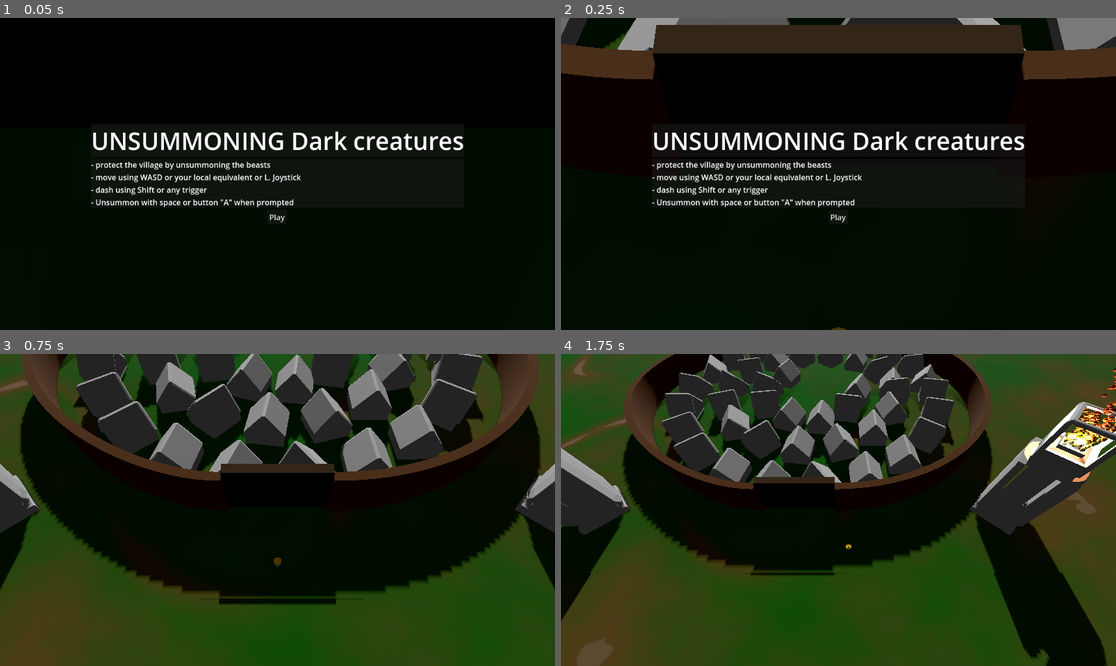
Above: before the commit, frames 1-4 (two rows, left to right).
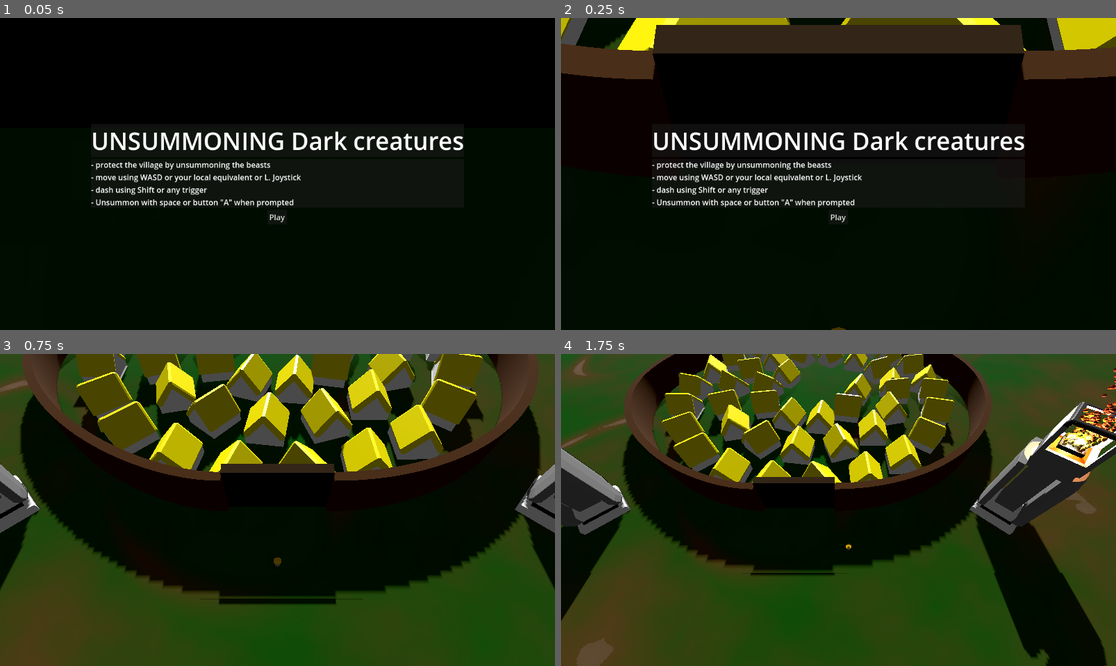
Above: after the commit, the same moments.

Repository: AngryCyboot/LD55
Game: Godot game, scene res://Main.tscn
The game is run twice, just before and just after one commit, with the same random seed, the same clock (stepped at 60 frames per second) and the same inputs.
Inputs (mouse positions are in pixels of both pictures, inside the frame that each line leads up to):
- Up to frame 1 (0.05 s): no input
- Up to frame 2 (0.25 s): no input
- Up to frame 3 (0.75 s): click "Play" at 0.5 s
- Up to frame 4 (1.75 s): tap Enter (ui_accept) at 1.25, 1.52 s; move the mouse to (960, 494) at 1.27 s; hold D (East) from 1.28 s (still down); hold Space (Context) from 1.28 s (still down); click (960, 494) at 1.42 s

Frame 1 is identical in both runs. In frame 2, 3.2% of the frame differs, in the area x 0-100%, y 0-11%; in frame 3, 19%, in the area x 0-100%, y 0-58%; in frame 4, 17%.

Commit message:
Compatibility Web Portage

Diff:
--- a/Character/Char.gd
+++ b/Character/Char.gd
@@ -19,6 +19,7 @@
 var _current_unsummoning_circle_part:CirclePart = null
 var alive : bool = true
 
+@onready var ring : MeshInstance3D = $ColoRing
 @onready var _unsummoning_circle_scene:= preload("res://Character/UnsummonCircleExample.tscn")
 
 
@@ -97,10 +98,10 @@
 
 func update_ring() -> void:
 	if _current_unsummoning_circle != null:
-		$ColoRing.visible = true
-		$ColoRing.set_instance_shader_parameter("color_code",_current_unsummoning_circle.color_code)
+		ring.visible = true
+		ring.material_override.set_shader_parameter("color_code",_current_unsummoning_circle.color_code)
 	else:
-		$ColoRing.visible = false
+		ring.visible = false
 
 func you_died() -> void :
 	alive = false
--- a/Character/Char.tscn
+++ b/Character/Char.tscn
@@ -24,6 +24,7 @@
 [sub_resource type="ShaderMaterial" id="ShaderMaterial_itcjs"]
 render_priority = 0
 shader = ExtResource("5_k24bf")
+shader_parameter/color_code = null
 
 [sub_resource type="TorusMesh" id="TorusMesh_wut8e"]
 inner_radius = 4.0
@@ -74,5 +75,4 @@
 transform = Transform3D(1, 0, 0, 0, 1, 0, 0, 0, 1, 0, 0.308694, 0)
 visible = false
 material_override = SubResource("ShaderMaterial_itcjs")
-instance_shader_parameters/color_code = Vector3(1, 1, 2)
 mesh = SubResource("TorusMesh_wut8e")
--- a/Character/ColorRing.tres
+++ b/Character/ColorRing.tres
@@ -34,7 +34,6 @@
 [sub_resource type="VisualShaderNodeVec3Parameter" id="VisualShaderNodeVec3Parameter_t1vdv"]
 expanded_output_ports = [0]
 parameter_name = "color_code"
-qualifier = 2
 
 [sub_resource type="VisualShaderNodeCompare" id="VisualShaderNodeCompare_il8mw"]
 function = 4
@@ -82,7 +81,7 @@
 code = "shader_type spatial;
 render_mode blend_mix, depth_draw_opaque, cull_back, diffuse_lambert, specular_schlick_ggx, unshaded;
 
-instance uniform vec3 color_code;
+uniform vec3 color_code;
 
 
 
@@ -188,7 +187,7 @@
 // MultiplyAdd:12
 	float n_in12p1 = 0.50000;
 	float n_in12p2 = 0.50000;
-	float n_out12p0 = fma(n_out11p0, n_in12p1, n_in12p2);
+	float n_out12p0 = (n_out11p0 * n_in12p1) + n_in12p2;
 
 
 // FloatOp:13
@@ -210,6 +209,7 @@
 
 }
 "
+graph_offset = Vector2(-1637.12, -199.667)
 flags/unshaded = true
 nodes/vertex/2/node = SubResource("VisualShaderNodeInput_cxl2k")
 nodes/vertex/2/position = Vector2(-341.568, 137.472)
--- a/Ennemies/Attacks/Explosion.tres
+++ b/Ennemies/Attacks/Explosion.tres
@@ -235,7 +235,7 @@
 // MultiplyAdd:26
 		float n_in26p1 = 0.50000;
 		float n_in26p2 = 1.00000;
-		float n_out26p0 = fma(n_out13p0, n_in26p1, n_in26p2);
+		float n_out26p0 = (n_out13p0 * n_in26p1) + n_in26p2;
 
 
 // VectorOp:24
--- a/Ennemies/Attacks/boom.tscn
+++ b/Ennemies/Attacks/boom.tscn
@@ -29,8 +29,8 @@
 [node name="Boom" type="GPUParticles3D"]
 material_override = SubResource("StandardMaterial3D_kqpow")
 emitting = false
-amount = 600
-lifetime = 2.0
+amount = 50
+lifetime = 1.5
 one_shot = true
 explosiveness = 0.93
 visibility_aabb = AABB(-8.45891, -4, -11.6346, 16.9178, 8, 23.2692)
--- a/Ennemies/Boss.tscn
+++ b/Ennemies/Boss.tscn
@@ -180,7 +180,6 @@
 [node name="HeadVisual" type="MeshInstance3D" parent="Head/Neck/Pïvot" index="0"]
 transform = Transform3D(-1, 0, -8.74228e-08, 0, 1, 0, 8.74228e-08, 0, -1, 0, 0, 6.91009)
 material_override = ExtResource("2_vvjbn")
-instance_shader_parameters/lights = 0.0
 mesh = ExtResource("8_qnjin")
 skeleton = NodePath("../../../../MeshInstance3D")
 
--- a/Ennemies/leg.gd
+++ b/Ennemies/leg.gd
@@ -63,7 +63,7 @@
 func mobile(x : bool)-> void:
 	if x != is_mobile:
 		is_mobile = x
-		visual.set_instance_shader_parameter("lights",int(is_mobile)-1)
+		#visual.set_instance_shader_parameter("lights",int(is_mobile)-1)
 		speed = is_mobile
 		if is_mobile :
 			parent.mobile += 1
--- a/Ennemies/leg.tscn
+++ b/Ennemies/leg.tscn
@@ -1,9 +1,8 @@
-[gd_scene load_steps=11 format=3 uid="uid://d02t4rglf4u2y"]
+[gd_scene load_steps=9 format=3 uid="uid://d02t4rglf4u2y"]
 
 [ext_resource type="Script" path="res://Ennemies/leg.gd" id="1_lm678"]
 [ext_resource type="PackedScene" uid="uid://jd3v2rksd7ox" path="res://Ennemies/Attacks/boom.tscn" id="2_08ee5"]
-[ext_resource type="Shader" uid="uid://32gfv44mqhvk" path="res://Material/Robot.tres" id="2_dy47d"]
-[ext_resource type="Texture2D" uid="uid://bwjwcdqxlemk1" path="res://Material/robot_palet.png" id="3_jf5fd"]
+[ext_resource type="Material" uid="uid://npry6wqsyid5" path="res://Material/RobotMat.tres" id="3_63ah7"]
 [ext_resource type="ArrayMesh" uid="uid://cc4etpipl0n8v" path="res://Ennemies/Mesh/KaijuLeg.obj" id="4_crx8x"]
 
 [sub_resource type="Curve" id="Curve_lnsdb"]
@@ -13,11 +12,6 @@
 [sub_resource type="CapsuleShape3D" id="CapsuleShape3D_40rod"]
 radius = 4.91578
 height = 17.8101
-
-[sub_resource type="ShaderMaterial" id="ShaderMaterial_f7n6l"]
-render_priority = 0
-shader = ExtResource("2_dy47d")
-shader_parameter/Palette = ExtResource("3_jf5fd")
 
 [sub_resource type="StandardMaterial3D" id="StandardMaterial3D_qtkm4"]
 shading_mode = 0
@@ -45,7 +39,7 @@
 
 [node name="LegVisual" type="MeshInstance3D" parent="."]
 transform = Transform3D(1, 0, 0, 0, 1, 0, 0, 0, 1, 0, -1.0161, 0)
-material_override = SubResource("ShaderMaterial_f7n6l")
+material_override = ExtResource("3_63ah7")
 mesh = ExtResource("4_crx8x")
 
 [node name="debug" type="MeshInstance3D" parent="."]
--- /dev/null
+++ b/Material/RobotComp.tres
@@ -0,0 +1,216 @@
+[gd_resource type="VisualShader" load_steps=19 format=3 uid="uid://m8sqs7mn177m"]
+
+[sub_resource type="VisualShaderNodeSwitch" id="VisualShaderNodeSwitch_fk1wg"]
+default_input_values = [0, false, 1, true, 2, false]
+op_type = 6
+
+[sub_resource type="VisualShaderNodeSwitch" id="VisualShaderNodeSwitch_nfhyj"]
+default_input_values = [0, false, 1, Vector3(0, 0, 0), 2, Vector3(0, 0, 0)]
+op_type = 4
+
+[sub_resource type="VisualShaderNodeTexture" id="VisualShaderNodeTexture_5wp8n"]
+source = 5
+
+[sub_resource type="VisualShaderNodeFloatOp" id="VisualShaderNodeFloatOp_lsjmp"]
+
+[sub_resource type="VisualShaderNodeVectorCompose" id="VisualShaderNodeVectorCompose_16jvu"]
+op_type = 0
+
+[sub_resource type="VisualShaderNodeFloatOp" id="VisualShaderNodeFloatOp_8ypf8"]
+default_input_values = [0, 1.0, 1, 8.0]
+operator = 3
+
+[sub_resource type="VisualShaderNodeFloatOp" id="VisualShaderNodeFloatOp_krtcf"]
+
+[sub_resource type="VisualShaderNodeFloatParameter" id="VisualShaderNodeFloatParameter_vuttp"]
+parameter_name = "lights"
+hint = 2
+min = -1.0
+step = 1.0
+default_value_enabled = true
+
+[sub_resource type="VisualShaderNodeSwitch" id="VisualShaderNodeSwitch_ogcru"]
+default_input_values = [0, false, 1, Vector3(0, 0, 0), 2, Vector3(0, 0, 0)]
+op_type = 4
+
+[sub_resource type="VisualShaderNodeFloatConstant" id="VisualShaderNodeFloatConstant_nwux8"]
+constant = 0.4
+
+[sub_resource type="VisualShaderNodeTexture2DParameter" id="VisualShaderNodeTexture2DParameter_wd3j3"]
+parameter_name = "Palette"
+texture_type = 1
+texture_filter = 1
+
+[sub_resource type="VisualShaderNodeTexture" id="VisualShaderNodeTexture_q46ay"]
+source = 5
+
+[sub_resource type="VisualShaderNodeInput" id="VisualShaderNodeInput_hgpnn"]
+expanded_output_ports = [0]
+input_name = "uv"
+
+[sub_resource type="VisualShaderNodeCompare" id="VisualShaderNodeCompare_jmvdo"]
+default_input_values = [0, 0.0, 1, 0.5, 2, 1e-05]
+function = 4
+
+[sub_resource type="VisualShaderNodeSwitch" id="VisualShaderNodeSwitch_81nyj"]
+default_input_values = [0, false, 1, 0.1, 2, 0.8]
+
+[sub_resource type="VisualShaderNodeFresnel" id="VisualShaderNodeFresnel_e0kov"]
+default_input_values = [2, false, 3, 0.5]
+
+[sub_resource type="VisualShaderNodeCompare" id="VisualShaderNodeCompare_vewbu"]
+function = 2
+
+[sub_resource type="VisualShaderNodeFloatOp" id="VisualShaderNodeFloatOp_6lh1d"]
+default_input_values = [0, 3.0, 1, 8.0]
+operator = 3
+
+[resource]
+code = "shader_type spatial;
+render_mode blend_mix, depth_draw_opaque, cull_back, diffuse_lambert, specular_schlick_ggx;
+
+uniform sampler2D Palette : source_color, filter_nearest;
+uniform float lights : hint_range(-1, 1, 1) = 0;
+
+
+
+void fragment() {
+// Input:4
+	vec2 n_out4p0 = UV;
+	float n_out4p1 = n_out4p0.r;
+	float n_out4p2 = n_out4p0.g;
+
+
+// Compare:5
+	float n_in5p1 = 0.50000;
+	bool n_out5p0 = n_out4p2 < n_in5p1;
+
+
+// FloatOp:9
+	float n_in9p0 = 3.00000;
+	float n_in9p1 = 8.00000;
+	float n_out9p0 = n_in9p0 / n_in9p1;
+
+
+// Compare:8
+	bool n_out8p0 = n_out4p1 > n_out9p0;
+
+
+	bool n_out10p0;
+// Switch:10
+	bool n_in10p1 = true;
+	if (n_out5p0) {
+		n_out10p0 = n_in10p1;
+	} else {
+		n_out10p0 = n_out8p0;
+	}
+
+
+	vec4 n_out3p0;
+// Texture2D:3
+	n_out3p0 = texture(Palette, UV);
+
+
+	vec3 n_out18p0;
+// Switch:18
+	vec3 n_in18p2 = vec3(0.00000, 0.00000, 0.00000);
+	n_out18p0 = mix(n_in18p2, vec3(n_out3p0.xyz), float(n_out10p0));
+
+
+	float n_out6p0;
+// Switch:6
+	float n_in6p1 = 0.10000;
+	float n_in6p2 = 0.80000;
+	n_out6p0 = mix(n_in6p2, n_in6p1, float(n_out5p0));
+
+
+// FloatConstant:19
+	float n_out19p0 = 0.400000;
+
+
+// Fresnel:7
+	float n_in7p3 = 0.50000;
+	float n_out7p0 = pow(1.0 - clamp(dot(NORMAL, VIEW), 0.0, 1.0), n_in7p3);
+
+
+// FloatParameter:17
+	float n_out17p0 = lights;
+
+
+// FloatOp:16
+	float n_in16p1 = 0.00000;
+	float n_out16p0 = n_out17p0 + n_in16p1;
+
+
+// FloatOp:15
+	float n_in15p1 = 8.00000;
+	float n_out15p0 = n_out16p0 / n_in15p1;
+
+
+// FloatOp:13
+	float n_out13p0 = n_out4p1 + n_out15p0;
+
+
+// VectorCompose:14
+	vec2 n_out14p0 = vec2(n_out13p0, n_out4p2);
+
+
+	vec4 n_out12p0;
+// Texture2D:12
+	n_out12p0 = texture(Palette, n_out14p0);
+
+
+	vec3 n_out11p0;
+// Switch:11
+	vec3 n_in11p1 = vec3(0.00000, 0.00000, 0.00000);
+	n_out11p0 = mix(vec3(n_out12p0.xyz), n_in11p1, float(n_out10p0));
+
+
+// Output:0
+	ALBEDO = n_out18p0;
+	METALLIC = n_out6p0;
+	ROUGHNESS = n_out19p0;
+	SPECULAR = n_out7p0;
+	EMISSION = n_out11p0;
+
+
+}
+"
+graph_offset = Vector2(-575.315, 63.0674)
+nodes/fragment/2/node = SubResource("VisualShaderNodeTexture2DParameter_wd3j3")
+nodes/fragment/2/position = Vector2(-940, -220)
+nodes/fragment/3/node = SubResource("VisualShaderNodeTexture_q46ay")
+nodes/fragment/3/position = Vector2(-380, 0)
+nodes/fragment/4/node = SubResource("VisualShaderNodeInput_hgpnn")
+nodes/fragment/4/position = Vector2(-1320, 300)
+nodes/fragment/5/node = SubResource("VisualShaderNodeCompare_jmvdo")
+nodes/fragment/5/position = Vector2(-660, 200)
+nodes/fragment/6/node = SubResource("VisualShaderNodeSwitch_81nyj")
+nodes/fragment/6/position = Vector2(-120, 140)
+nodes/fragment/7/node = SubResource("VisualShaderNodeFresnel_e0kov")
+nodes/fragment/7/position = Vector2(80, 240)
+nodes/fragment/8/node = SubResource("VisualShaderNodeCompare_vewbu")
+nodes/fragment/8/position = Vector2(-460, 600)
+nodes/fragment/9/node = SubResource("VisualShaderNodeFloatOp_6lh1d")
+nodes/fragment/9/position = Vector2(-740, 660)
+nodes/fragment/10/node = SubResource("VisualShaderNodeSwitch_fk1wg")
+nodes/fragment/10/position = Vector2(-280, 560)
+nodes/fragment/11/node = SubResource("VisualShaderNodeSwitch_nfhyj")
+nodes/fragment/11/position = Vector2(180, 520)
+nodes/fragment/12/node = SubResource("VisualShaderNodeTexture_5wp8n")
+nodes/fragment/12/position = Vector2(-320, 340)
+nodes/fragment/13/node = SubResource("VisualShaderNodeFloatOp_lsjmp")
+nodes/fragment/13/position = Vector2(-800, 340)
+nodes/fragment/14/node = SubResource("VisualShaderNodeVectorCompose_16jvu")
+nodes/fragment/14/position = Vector2(-580, 420)
+nodes/fragment/15/node = SubResource("VisualShaderNodeFloatOp_8ypf8")
+nodes/fragment/15/position = Vector2(-1120, 480)
+nodes/fragment/16/node = SubResource("VisualShaderNodeFloatOp_krtcf")
+nodes/fragment/16/position = Vector2(-1300, 440)
+nodes/fragment/17/node = SubResource("VisualShaderNodeFloatParameter_vuttp")
+nodes/fragment/17/position = Vector2(-1620, 360)
+nodes/fragment/18/node = SubResource("VisualShaderNodeSwitch_ogcru")
+nodes/fragment/18/position = Vector2(100, 0)
+nodes/fragment/19/node = SubResource("VisualShaderNodeFloatConstant_nwux8")
+nodes/fragment/19/position = Vector2(140, 140)
+nodes/fragment/connections = PackedInt32Array(2, 0, 3, 2, 4, 2, 5, 0, 5, 0, 6, 0, 6, 0, 0, 2, 7, 0, 0, 4, 4, 1, 8, 0, 9, 0, 8, 1, 5, 0, 10, 0, 8, 0, 10, 2, 10, 0, 11, 0, 11, 0, 0, 5, 2, 0, 12, 2, 12, 0, 11, 2, 4, 1, 13, 0, 4, 2, 14, 1, 13, 0, 14, 0, 14, 0, 12, 0, 15, 0, 13, 1, 16, 0, 15, 0, 17, 0, 16, 0, 10, 0, 18, 0, 3, 0, 18, 1, 18, 0, 0, 0, 19, 0, 0, 3)
--- a/Material/RobotMat.tres
+++ b/Material/RobotMat.tres
@@ -1,9 +1,10 @@
 [gd_resource type="ShaderMaterial" load_steps=3 format=3 uid="uid://npry6wqsyid5"]
 
-[ext_resource type="Shader" uid="uid://32gfv44mqhvk" path="res://Material/Robot.tres" id="1_66vot"]
+[ext_resource type="Shader" uid="uid://m8sqs7mn177m" path="res://Material/RobotComp.tres" id="1_q2bwm"]
 [ext_resource type="Texture2D" uid="uid://bwjwcdqxlemk1" path="res://Material/robot_palet.png" id="2_d13ml"]
 
 [resource]
 render_priority = 0
-shader = ExtResource("1_66vot")
+shader = ExtResource("1_q2bwm")
+shader_parameter/lights = 0.0
 shader_parameter/Palette = ExtResource("2_d13ml")
--- a/Material/tree.tres
+++ b/Material/tree.tres
@@ -192,7 +192,7 @@
 // MultiplyAdd:26
 	float n_in26p1 = 0.10000;
 	float n_in26p2 = 1.40000;
-	float n_out26p0 = fma(n_out25p0, n_in26p1, n_in26p2);
+	float n_out26p0 = (n_out25p0 * n_in26p1) + n_in26p2;
 
 
 // FloatOp:14
@@ -312,7 +312,7 @@
 // MultiplyAdd:13
 	float n_in13p1 = 0.30000;
 	float n_in13p2 = 0.70000;
-	float n_out13p0 = fma(n_out12p0, n_in13p1, n_in13p2);
+	float n_out13p0 = (n_out12p0 * n_in13p1) + n_in13p2;
 
 
 // Output:0
--- a/project.godot
+++ b/project.godot
@@ -72,6 +72,10 @@
 3d_physics/layer_5="circle"
 3d_physics/layer_6="sbire"
 
+[rendering]
+
+renderer/rendering_method="gl_compatibility"
+
 [specific]
 
 world/size=Vector2(1000, 1000)
Not shown, changed: export_presets.cfg
